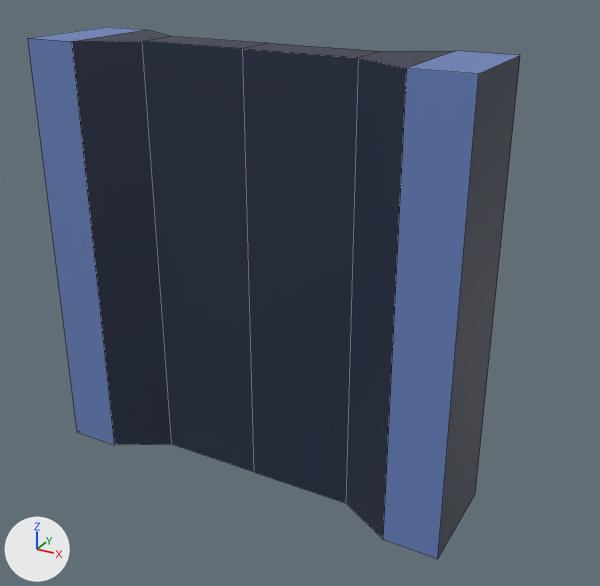
The Blender file assets/env/space_station/wall_thin-middle.blend as it was, and as the next commit left it.
Camera for both pictures: a camera (50 mm lens) standing at (3.65, -5.9, 4.87) and looking at (0.34, 0.12, 1.86). Lighting does not change. The marker at lower left points along +X, +Y and +Z. Mesh edges are drawn as thin lines.

Names of what the first picture shows: 'Base-col'.
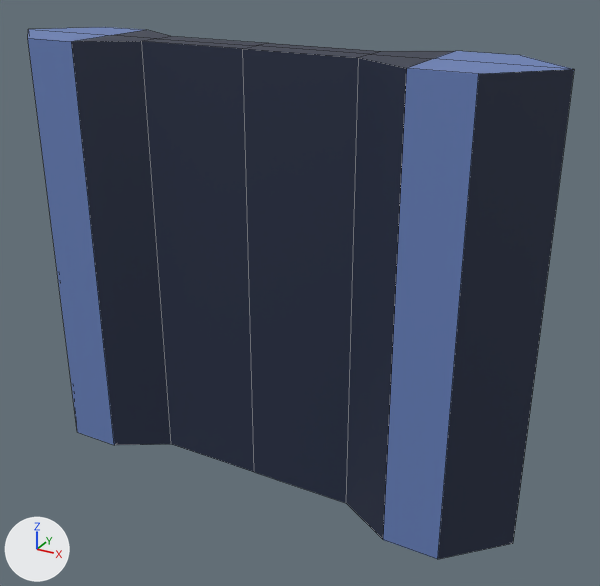
Where the change shows, as pixel boxes [x1, y1, x2, y2] in the pictures (600 x 586 px; the box of a moved part takes in the faces that stretch with it):
'Base-col', reshaped, modifiers changed (11% wider)
    before: [28, 27, 520, 559]
    after: [28, 27, 574, 559]
part 1 of me_cube_001, moved or reshaped
    before: [28, 27, 520, 558]
    after: [28, 27, 574, 559]

Edits to the bpy script that builds the scene:
```text
Change me_cube_001:
    used by ob_base_col; location = (0.0, 0.0, 2.0)
    remove me_cube_001.from_pydata(...)  # 28 vertices, 26 faces; spans x -2.0..2.0, y -0.5..0.5, z -2.0..2.0
    add me_cube_001.from_pydata(...)  # 24 vertices, 20 faces; spans x 0.0..2.5, y -0.5..0.5, z -2.0..2.0
    me_cube_001 part 1
    12 vertices are removed from x -2.0..-1.0, y -0.5..0.5, z -2.0..2.0
    20 faces are deleted
    8 vertices are added at x 0.0..2.5, y 0.0, z -2.0..2.0
    12 new faces join them, mat_basemat (dark blue #222c44)
    2 new faces join them, mat_lightcolormat (blue #6881bc)
Change ob_base_col:
    add _m = ob_base_col.modifiers.new('Mirror', 'MIRROR')
```
